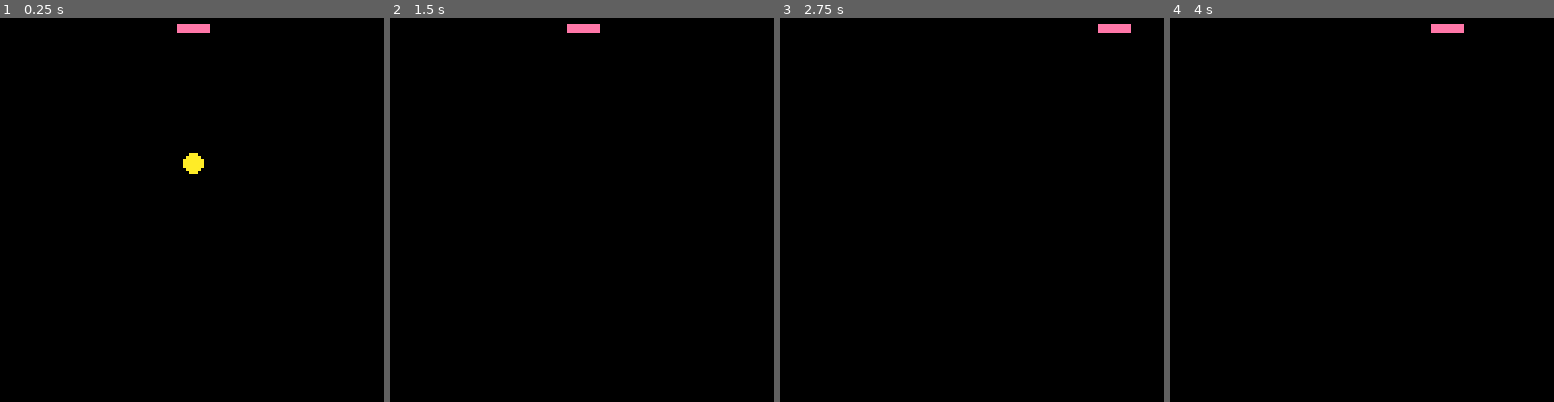
Above: before the commit, frames 1-4 (left to right).
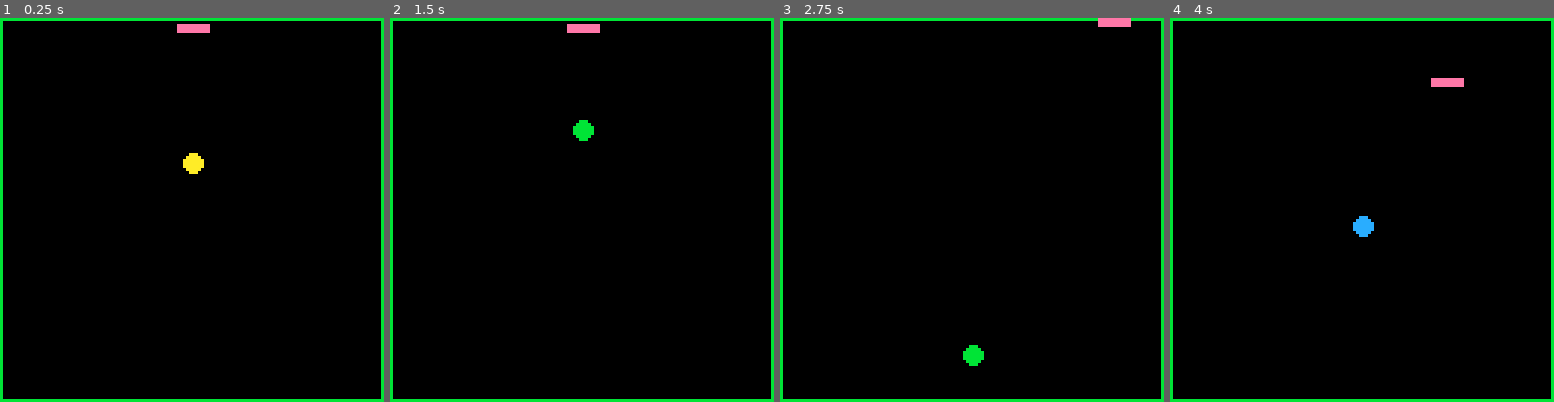
Above: after the commit, the same moments.

Repository: NMSU-DGD/lets_make_in_pico_8
Game: PICO-8 cartridge carts/pixlpong.p8
Two runs of this game, one before a commit and one after it. Both use one fixed random seed, a clock stepped at 60 frames per second and the inputs below.
Inputs:
- Up to frame 1 (0.25 s): no input
- Up to frame 2 (1.5 s): no input
- Up to frame 3 (2.75 s): hold Right 1.6-2.1 s; hold Up 2.15-2.42 s; hold Right from 2.47 s (still down)
- Up to frame 4 (4 s): release Right at 3.03 s; hold Left 3.08-3.58 s; hold Down 3.63-3.97 s

The runs differ from the first frame. In frame 1, 3.1% of the frame differs, in the area x 0-100%, y 0-100%; in frame 2, 3.3%; in frame 3, 3.5%; in frame 4, 3.7%.

Commit message:
add wall+ball collision detection start paddle+ball colliision detection – naive and does not quite work yet

Diff:
--- a/carts/pixlpong.p8
+++ b/carts/pixlpong.p8
@@ -68,9 +68,39 @@
 	if (btn(➡️)) then
 		if (p1.x+p1.w!=127) p1.x+=1
 	end
+	if (btn(⬆️)) then -- moving left
+		if (p1.y-p1.h!=0) p1.y-=1
+	end
+	if (btn(⬇️)) then
+		if (p1.y+p1.h!=127) p1.y+=1
+	end
+
+	--run wall collision detection
+	if (b.y+b.dy<0 or b.y+b.dy>128) then
+		b.c+=1
+	 if(b.c==16)b.c=1
+
+	 b.dy*=-1
+	end
+	if (b.x+b.dx<0 or b.x+b.dx>127) then
+		b.c+=1
+	 if(b.c==16)b.c=1
+
+	 b.dx*=-1
+	end
 
 	--run collision detection
-
+	--simple version 1
+	--check to see if it is going past the paddle
+	if (b.y+b.dy<=p1.y+p1.h) then -- we could be hitting the paddle or missing it
+	 if ((p1.x-p1.w)<(b.x+b.dx)
+	 	and (p1.x+p1.w)>(b.x+b.dx)) then
+	 		b.c+=1
+	 		if(b.c==16)b.c=0
+
+	 		b.dy*=-1
+	 end
+	end
 
 	--update ball position
 	b.x+=b.dx
@@ -96,6 +126,7 @@
 function drw_play()
  camera(0,0)
 	cls()
+	rect(0,0,127,127,11)
 	drw_ball(b)
 	drw_player(p1) -- could add p2 from here
 end
